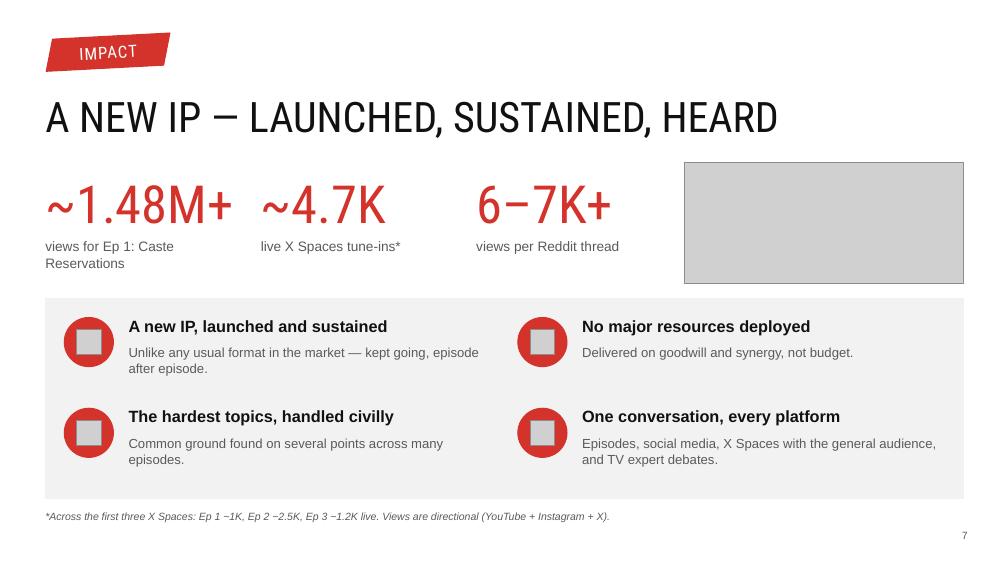
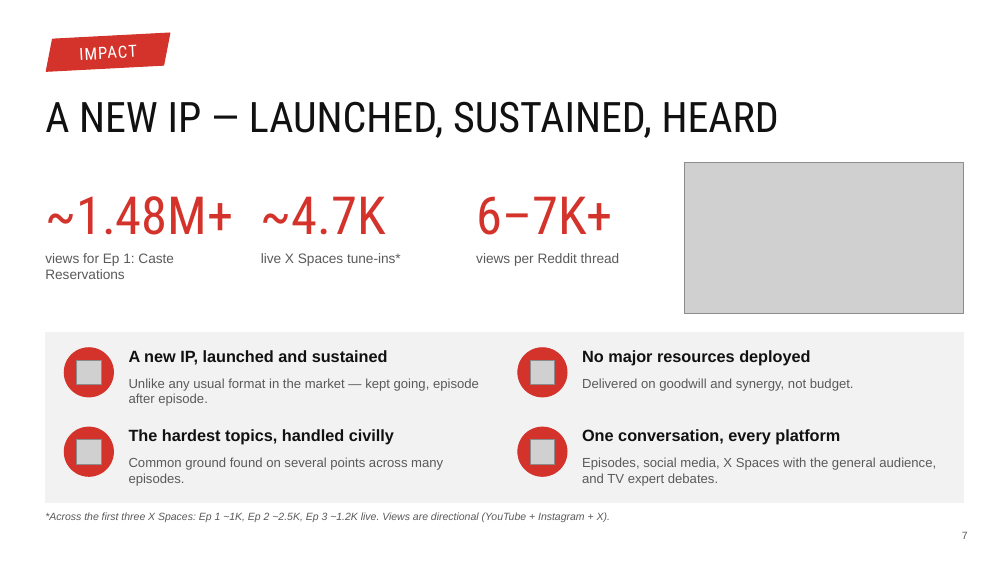
Before and after one commit to puneetnayak31-svg/nayak, a slide deck: slide 7 of chairmans-award/3C_Chairmans_Award_Team.pptx. Drawn at 1008x567 pixels with LibreOffice and Linux fonts; fonts in the diff are those of the drawing; grey boxes stand for pictures; background and template pictures are left out. Boxes give left, top, right and bottom in pixels: in the first picture for what was removed or moved away, otherwise in the second. Text is boxed around its words. In the diff, an @@ line names an element or a change of style, - is before the commit and + after.

```diff
--- a/chairmans-award/3C_Chairmans_Award_Team.pptx
+++ b/chairmans-award/3C_Chairmans_Award_Team.pptx
@@ picture: place and size @@
-picture at bbox=[684, 163, 964, 284]
+picture at bbox=[684, 163, 964, 314]
@@ 6 texts: place and size @@
-6 texts at bbox=[45, 185, 620, 268]
+6 texts at bbox=[45, 196, 620, 279]
@@ rectangle: place and size @@
-rectangle at bbox=[45, 299, 964, 499]
+rectangle at bbox=[45, 333, 964, 503]
@@ 4 texts, 2 pictures, 2 ellipses: place and size @@
-4 texts, 2 pictures, 2 ellipses at bbox=[64, 318, 854, 376]
+4 texts, 2 pictures, 2 ellipses at bbox=[64, 348, 854, 406]
@@ 4 texts, 2 pictures, 2 ellipses: place and size @@
-4 texts, 2 pictures, 2 ellipses at bbox=[64, 408, 936, 467]
+4 texts, 2 pictures, 2 ellipses at bbox=[64, 427, 936, 486]
```
Also in this commit, not shown: 2 other slides changed, 2 other files.
